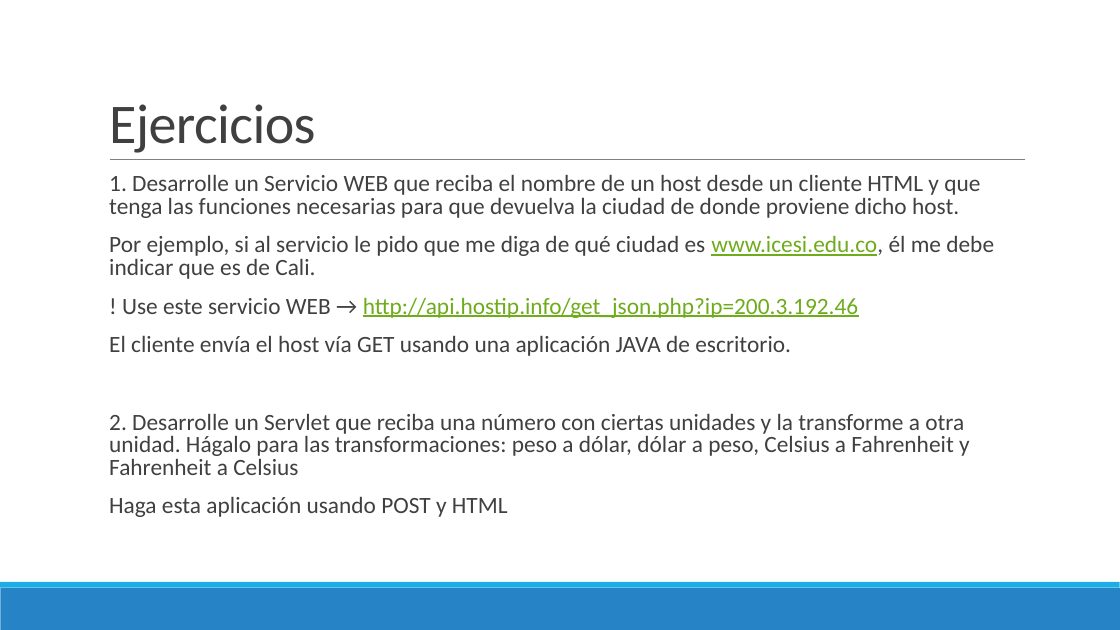
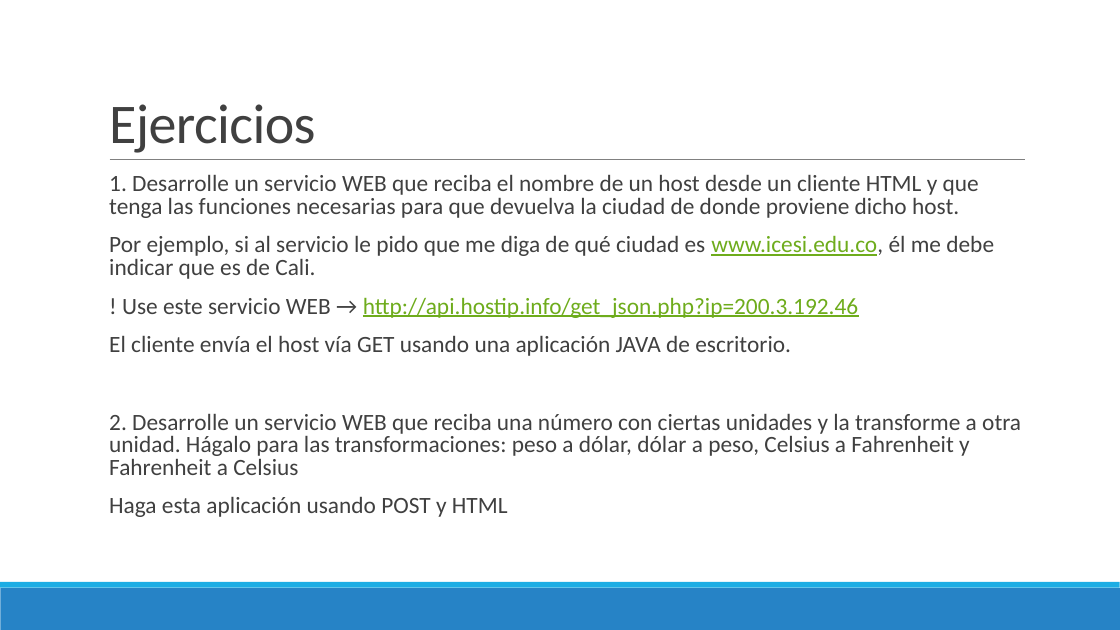
Before and after one commit to Domiciano/ProgramRed192, a slide deck: slide 2 of Clase12/Presentación.pptx. Drawn at 1120x630 pixels with LibreOffice and Linux fonts; fonts in the diff are those of the drawing. Boxes give left, top, right and bottom in pixels: in the first picture for what was removed or moved away, otherwise in the second. Text is boxed around its words. In the diff, an @@ line names an element or a change of style, - is before the commit and + after.

Commit message:
Clase12

```diff
--- a/Clase12/Presentación.pptx
+++ b/Clase12/Presentación.pptx
@@ text at box(109, 175, 979, 218): text changed @@
-  1. Desarrolle un Servicio WEB que reciba el nombre de un host desde un cliente HTML y que tenga las funciones necesarias para que devuelva la ciudad de donde proviene dicho host.
+  1. Desarrolle un servicio WEB que reciba el nombre de un host desde un cliente HTML y que tenga las funciones necesarias para que devuelva la ciudad de donde proviene dicho host.
@@ text at box(109, 414, 1021, 475): text changed @@
-  2. Desarrolle un Servlet que reciba una número con ciertas unidades y la transforme a otra unidad. Hágalo para las transformaciones: peso a dólar, dólar a peso, Celsius a Fahrenheit y Fahrenheit a Celsius
+  2. Desarrolle un servicio WEB que reciba una número con ciertas unidades y la transforme a otra unidad. Hágalo para las transformaciones: peso a dólar, dólar a peso, Celsius a Fahrenheit y Fahrenheit a Celsius
```
